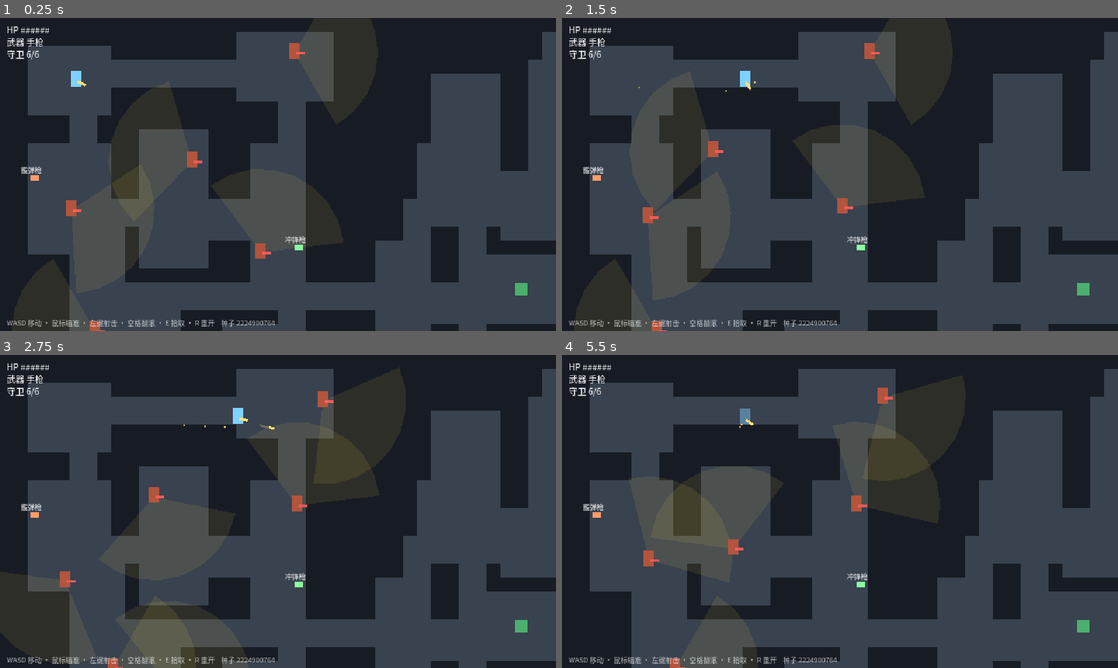
Above: before the commit, frames 1-4 (two rows, left to right).
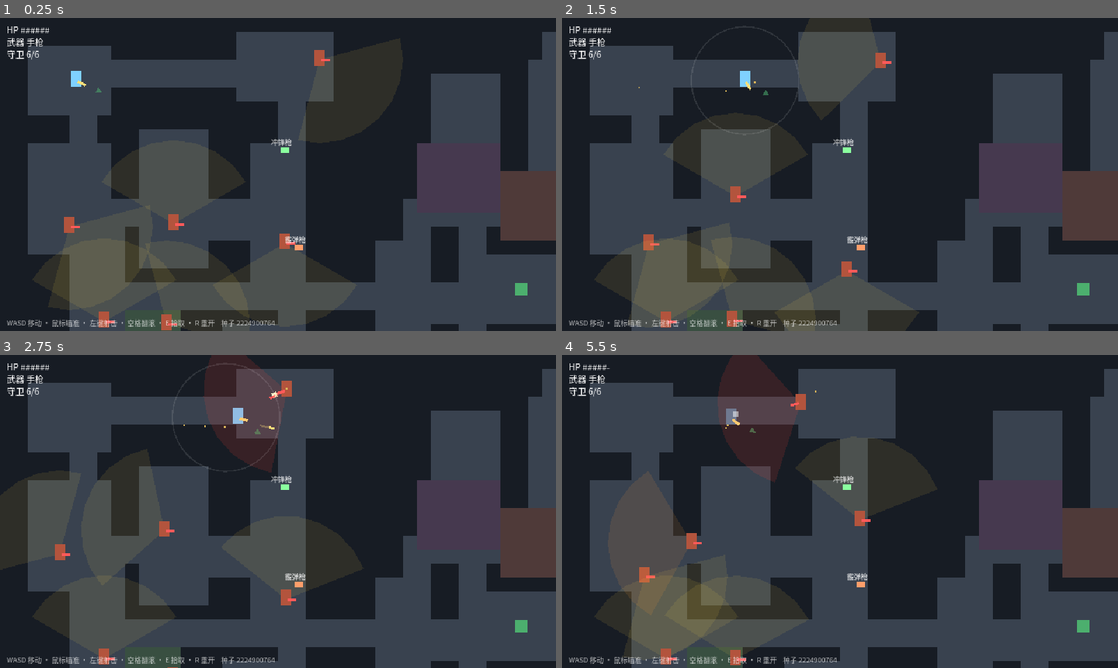
Above: after the commit, the same moments.

Repository: 1qw234e3/squid-rogue
Game: Godot game, scene res://scenes/m0/M0Arena.tscn
The game is run twice, just before and just after one commit, with the same random seed, the same clock (stepped at 60 frames per second) and the same inputs.
Inputs (mouse positions are in pixels of both pictures, inside the frame that each line leads up to):
- Up to frame 1 (0.25 s): no input
- Up to frame 2 (1.5 s): tap Enter at 0.5 s; move the mouse to (962, 158) at 0.52 s; press the mouse at (962, 158) at 0.53 s; hold D (move_right) 0.53-1.25 s; tap Space (roll) at 0.6 s; release the mouse at (962, 158) at 1.25 s; drag from (728, 190) to (1084, 290) at 1.27 s
- Up to frame 3 (2.75 s): move the mouse to (333, 442) at 2.02 s; press the mouse at (333, 442) at 2.03 s; hold D (move_right) from 2.03 s (still down); tap E (interact) at 2.1 s
- Up to frame 4 (5.5 s): release D (move_right) at 2.75 s; release the mouse at (895, 442) at 2.75 s; drag from (812, 574) to (840, 430) at 2.77 s; move the mouse to (1006, 558) at 3.52 s; press the mouse at (1006, 558) at 3.53 s; hold A (move_left) 3.53-4.25 s; release the mouse at (1006, 558) at 4.25 s; drag from (673, 464) to (1084, 627) at 4.27 s; move the mouse to (867, 511) at 5.02 s; press the mouse at (867, 511) at 5.03 s; hold S (move_down) from 5.03 s (still down); tap Space (roll) at 5.1 s

The runs differ from the first frame. In frame 1, 3.2% of the frame differs, in the area x 3-60%, y 8-100%; in frame 2, 3.4%; in frame 3, 7.2%; in frame 4, 10%, in the area x 3-67%, y 0-100%.

Commit message:
[m0] 潜行恢复回路 + 开枪前摇 + 噪音系统 + 迷宫地标
设计议题文档 docs/03 沉淀本轮分析,四项 M0 修法落地:
- 守卫三态状态机:巡逻→追捕→搜索;追捕只追最后目击点(不再全图透视),
  跟丢5s或扑空转搜索(视锥变橙),张望8s搜不到回巡逻
- 开枪前0.3s红色预瞄线,方向锁定可躲,与木头人激光预瞄同一设计语言
- 噪音系统:枪声广播噪音事件(手枪130/冲锋110/霰弹180px),
  圈内守卫赶来查看;白环可视化让玩家看得见这一枪谁能听到
- 三个随机房间地面染色作地标,玩家身上常驻出口方向小箭头

Co-Authored-By: Claude Fable 5 <noreply@anthropic.com>

Diff:
--- a/scripts/actors/guard.gd
+++ b/scripts/actors/guard.gd
@@ -1,18 +1,31 @@
 extends CharacterBody2D
-## 守卫(设计文档 §3.7 守卫小队 AI):巡逻 → 视锥发现(120°、6 格)→
-## 呼叫周围守卫包抄 → 沿 A* 路径追捕并射击。挨打也会立刻警觉并叫人。
+## 守卫(设计议题 1.1/1.2/1.3 的载体):
+## 巡逻 → 视锥发现(120°/6格)→ 呼叫包抄 → 追捕 → 跟丢转搜索 → 回巡逻。
+## - 追捕只追"最后目击点",不开全图透视——玩家断视线就有逃脱窗口
+## - 开枪前 0.3s 红色预瞄线,方向锁定,翻滚/横移可躲(与木头人预瞄同一设计语言)
+## - 听到噪音(枪声等)会赶去查看声源
 
 const Weapon := preload("res://scripts/combat/weapon.gd")
 const Pickup := preload("res://scripts/combat/pickup.gd")
 
-enum State { PATROL, CHASE }
+enum State { PATROL, CHASE, SEARCH }
 
 const PATROL_SPEED := 45.0
 const CHASE_SPEED := 80.0
-const VISION_RANGE := 96.0           # 6 格 × 16px,按设计文档 §2.4
+const SEARCH_SPEED := 60.0
+const VISION_RANGE := 96.0           # 6 格 × 16px(设计文档 §2.4)
 const VISION_HALF_ANGLE := PI / 3.0  # 120° 视锥的一半
+const TRACK_RANGE := 192.0           # 追捕中保持目击的最大距离(比初见远,追着不容易立刻丢)
 const FIRE_RANGE := 120.0
 const CALL_RANGE := 150.0            # 呼叫包抄的广播半径
+const TELEGRAPH_TIME := 0.3          # 开枪前摇
+const LOSE_SIGHT_TIME := 5.0         # 跟丢多久放弃追捕转搜索
+const SEARCH_TIME := 8.0             # 到达搜索点后原地张望多久
+const SEARCH_SPIN := 1.8             # 张望时视锥旋转速度(弧度/秒)
+
+const CONE_PATROL := Color(1.0, 0.85, 0.3, 0.10)   # 黄:平静
+const CONE_SEARCH := Color(1.0, 0.6, 0.2, 0.12)    # 橙:起疑
+const CONE_CHASE := Color(1.0, 0.25, 0.2, 0.14)    # 红:警觉
 
 var state := State.PATROL
 var hp := 3
@@ -26,8 +39,16 @@
 var path_index := 0
 var repath_timer := 0.0
 var facing := Vector2.RIGHT
+var last_seen := Vector2.ZERO    # 最后目击点:追捕的真正目标
+var lose_timer := 0.0            # 持续看不见目标的累计时间
+var search_pos := Vector2.ZERO
+var search_timer := 0.0
+var search_arrived := false
+var telegraph_timer := -1.0      # >=0 表示正在前摇
+var telegraph_dir := Vector2.RIGHT
 var weapon: Node2D
 var cone: Polygon2D
+var aim_line: Line2D
 var body_rect: ColorRect
 
 
@@ -48,19 +69,26 @@
 	rect.size = Vector2(12, 14)
 	shape.shape = rect
 	add_child(shape)
-	# 视锥可视化:玩家能看见危险范围,潜行绕后才成立
+	# 视锥可视化:颜色即状态(黄/橙/红),玩家不用看血条就知道自己暴露没有
 	cone = Polygon2D.new()
 	cone.polygon = _cone_points()
-	cone.color = Color(1.0, 0.85, 0.3, 0.10)
+	cone.color = CONE_PATROL
 	add_child(cone)
+	# 开枪预瞄线:前摇期间显示,方向已锁定
+	aim_line = Line2D.new()
+	aim_line.width = 1.5
+	aim_line.default_color = Color(1.0, 0.2, 0.2, 0.5)
+	aim_line.visible = false
+	add_child(aim_line)
 	body_rect = ColorRect.new()
 	body_rect.size = Vector2(12, 18)
 	body_rect.position = Vector2(-6, -11)
 	body_rect.color = Color("b3543d")  # 铜盔守卫占位色(深海主题,设计文档 §9)
 	add_child(body_rect)
 	weapon = Weapon.new()
-	weapon.setup(Weapon.GUARD_RIFLE, "guards", 1 | 2)  # 守卫子弹打墙和玩家
+	weapon.setup(Weapon.GUARD_RIFLE, "guards", 1 | 2)
 	add_child(weapon)
+	EventBus.noise_emitted.connect(_on_noise)
 
 
 func _cone_points() -> PackedVector2Array:
@@ -79,11 +107,15 @@
 			_patrol(delta)
 		State.CHASE:
 			_chase(delta)
+		State.SEARCH:
+			_search(delta)
 	move_and_slide()
 	if velocity.length() > 1.0:
 		facing = velocity.normalized()
 	cone.rotation = facing.angle()
 
+
+# ---------- 三态行为 ----------
 
 func _patrol(delta: float) -> void:
 	if wait_timer > 0.0:
@@ -99,38 +131,87 @@
 		else:
 			velocity = to.normalized() * PATROL_SPEED
 	if _can_see_target():
-		_enter_chase()
+		_spot_and_call()
 
 
 func _chase(delta: float) -> void:
 	if not is_instance_valid(target) or not target.visible:
-		velocity = Vector2.ZERO  # 玩家已死,原地待命
+		_to_patrol()  # 玩家已死,收队
+		return
+	# 前摇进行中:站定、维持锁定方向,倒计时归零就开火(断视线也照打,打空很正常)
+	if telegraph_timer >= 0.0:
+		telegraph_timer -= delta
+		velocity = Vector2.ZERO
+		facing = telegraph_dir
+		aim_line.points = PackedVector2Array([Vector2.ZERO, telegraph_dir * FIRE_RANGE])
+		if telegraph_timer <= 0.0:
+			_cancel_telegraph()
+			weapon.set_aim(telegraph_dir)
+			weapon.try_fire()
 		return
 	var dist := global_position.distance_to(target.global_position)
-	var sees := _los_clear(target.global_position)
-	if dist < FIRE_RANGE and sees:
-		# 看得见就开火;太近不再贴脸,保持压迫距离
-		velocity = Vector2.ZERO if dist < 70.0 else (target.global_position - global_position).normalized() * CHASE_SPEED * 0.5
-		var aim := (target.global_position - global_position).normalized()
-		facing = aim
-		weapon.set_aim(aim)
-		weapon.try_fire()
-	else:
-		# 看不见就沿 A* 路径逼近,每 0.4s 重算一次
-		repath_timer -= delta
-		if repath_timer <= 0.0 or path_index >= path.size():
-			path = arena.find_path(global_position, target.global_position)
-			path_index = 0
-			repath_timer = 0.4
-		if path_index < path.size():
-			var wp := path[path_index]
-			if global_position.distance_to(wp) < 6.0:
-				path_index += 1
-				velocity = Vector2.ZERO
-			else:
-				velocity = (wp - global_position).normalized() * CHASE_SPEED
+	var sees := dist < TRACK_RANGE and _los_clear(target.global_position)
+	if sees:
+		last_seen = target.global_position  # 持续刷新最后目击点
+		lose_timer = 0.0
+	else:
+		lose_timer += delta
+		if lose_timer > LOSE_SIGHT_TIME:
+			_begin_search(last_seen)  # 跟丢太久,转搜索
+			return
+	if sees and dist < FIRE_RANGE:
+		# 进入射程:开始前摇;等冷却时保持压迫距离
+		if weapon.cooldown <= 0.0:
+			telegraph_timer = TELEGRAPH_TIME
+			telegraph_dir = (target.global_position - global_position).normalized()
+			facing = telegraph_dir
+			aim_line.visible = true
+			velocity = Vector2.ZERO
 		else:
-			velocity = (target.global_position - global_position).normalized() * CHASE_SPEED
+			velocity = Vector2.ZERO if dist < 70.0 else (target.global_position - global_position).normalized() * CHASE_SPEED * 0.5
+	else:
+		# 看不见或太远:奔向最后目击点;到了还没人就地转搜索
+		if _move_along_path(last_seen, CHASE_SPEED, delta) and not sees:
+			_begin_search(last_seen)
+
+
+func _search(delta: float) -> void:
+	if _can_see_target():
+		_spot_and_call()  # 搜到了!重新追捕并叫人
+		return
+	if not search_arrived:
+		search_arrived = _move_along_path(search_pos, SEARCH_SPEED, delta)
+	else:
+		# 原地缓慢旋转张望:视锥扫一圈,扫到就是真的被找到了
+		velocity = Vector2.ZERO
+		facing = facing.rotated(SEARCH_SPIN * delta)
+		search_timer -= delta
+		if search_timer <= 0.0:
+			_to_patrol()
+
+
+# ---------- 寻路与感知 ----------
+
+## 沿 A* 路径走向 goal,到达返回 true
+func _move_along_path(goal: Vector2, speed: float, delta: float) -> bool:
+	if global_position.distance_to(goal) < 8.0:
+		velocity = Vector2.ZERO
+		return true
+	repath_timer -= delta
+	if repath_timer <= 0.0 or path_index >= path.size():
+		path = arena.find_path(global_position, goal)
+		path_index = 0
+		repath_timer = 0.4
+	if path_index < path.size():
+		var wp := path[path_index]
+		if global_position.distance_to(wp) < 6.0:
+			path_index += 1
+			velocity = Vector2.ZERO
+		else:
+			velocity = (wp - global_position).normalized() * speed
+	else:
+		velocity = (goal - global_position).normalized() * speed
+	return false
 
 
 func _can_see_target() -> bool:
@@ -150,21 +231,59 @@
 	return get_world_2d().direct_space_state.intersect_ray(params).is_empty()
 
 
+# ---------- 状态切换 ----------
+
+## 进入追捕(也是"呼叫包抄"让别的守卫调用的公共入口)
 func force_chase() -> void:
-	if state == State.CHASE or hp <= 0:
+	if hp <= 0 or state == State.CHASE:
 		return
 	state = State.CHASE
-	cone.color = Color(1.0, 0.25, 0.2, 0.14)  # 视锥变红 = 已警觉
-	Game.play_sfx_at("alert", global_position)  # 带方位:从哪边被发现,听得出来
-
-
-func _enter_chase() -> void:
+	lose_timer = 0.0
+	_cancel_telegraph()
+	if is_instance_valid(target):
+		last_seen = target.global_position
+	cone.color = CONE_CHASE
+	Game.play_sfx_at("alert", global_position)
+
+
+## 亲眼发现:自己进入追捕,并广播叫附近守卫包抄
+func _spot_and_call() -> void:
 	force_chase()
-	# 呼叫包抄:半径内的守卫一并进入追捕状态
 	for g in get_tree().get_nodes_in_group("guards"):
 		if g != self and g.global_position.distance_to(global_position) < CALL_RANGE:
 			g.force_chase()
 
+
+func _begin_search(pos: Vector2) -> void:
+	state = State.SEARCH
+	search_pos = pos
+	search_timer = SEARCH_TIME
+	search_arrived = false
+	_cancel_telegraph()
+	cone.color = CONE_SEARCH
+
+
+func _to_patrol() -> void:
+	state = State.PATROL
+	_cancel_telegraph()
+	cone.color = CONE_PATROL
+
+
+func _cancel_telegraph() -> void:
+	telegraph_timer = -1.0
+	if aim_line:
+		aim_line.visible = false
+
+
+## 噪音响应:追捕中不分心;巡逻/搜索中赶去查看声源(设计议题 1.3)
+func _on_noise(pos: Vector2, radius: float, source_group: String) -> void:
+	if hp <= 0 or source_group == "guards" or state == State.CHASE:
+		return
+	if global_position.distance_to(pos) <= radius:
+		_begin_search(pos)
+
+
+# ---------- 受击与死亡 ----------
 
 func take_damage(dmg: int, from_dir: Vector2) -> void:
 	if hp <= 0:
@@ -174,7 +293,7 @@
 	modulate = Color(3, 3, 3)  # 受击白闪
 	var tw := create_tween()
 	tw.tween_property(self, "modulate", Color(1, 1, 1), 0.12)
-	_enter_chase()  # 挨打立刻警觉并叫人
+	_spot_and_call()  # 挨打立刻警觉并叫人(知道大致来向)
 	if hp <= 0:
 		_die()
 
@@ -182,7 +301,7 @@
 func _die() -> void:
 	EventBus.guard_died.emit(self)
 	Game.play_sfx_at("kill", global_position)
-	# 40% 掉武器:反杀的核心奖励(设计文档 §3.7:反杀守卫掉落)
+	# 40% 掉武器:反杀的核心奖励(设计文档 §3.7)
 	if randf() < 0.4:
 		var p := Pickup.new()
 		p.setup(Weapon.SMG if randf() < 0.5 else Weapon.SHOTGUN)
--- a/scripts/autoload/event_bus.gd
+++ b/scripts/autoload/event_bus.gd
@@ -7,3 +7,6 @@
 signal player_died
 signal weapon_equipped(stats: Dictionary)
 signal exit_reached
+## 噪音事件:潜行系统的统一货币(设计议题 1.3)。枪声、未来的偷窃失手、
+## 通风管动静都从这里广播;守卫各自判断声源是否在自己可听范围内
+signal noise_emitted(pos: Vector2, radius: float, source_group: String)
--- /dev/null
+++ b/scripts/combat/noise_ring.gd
@@ -0,0 +1,21 @@
+extends Node2D
+## 噪音圈可视化:开枪时从枪口扩散一圈白环,半径 = 守卫能听到的范围。
+## 玩家必须"看得见"噪音机制,才会把它纳入决策。
+
+const DURATION := 0.35
+
+var max_radius := 120.0
+var t := 0.0
+
+
+func _process(delta: float) -> void:
+	t += delta
+	if t >= DURATION:
+		queue_free()
+		return
+	queue_redraw()
+
+
+func _draw() -> void:
+	var k := t / DURATION
+	draw_arc(Vector2.ZERO, max_radius * k, 0.0, TAU, 48, Color(1, 1, 1, 0.20 * (1.0 - k)), 1.5)
--- a/scripts/combat/weapon.gd
+++ b/scripts/combat/weapon.gd
@@ -4,22 +4,24 @@
 ## 玩家和守卫共用这个类,只是参数表和子弹掩码不同。
 
 const Bullet := preload("res://scripts/combat/bullet.gd")
+const NoiseRing := preload("res://scripts/combat/noise_ring.gd")
 
+# noise = 枪声噪音半径(设计议题 1.3):圈内守卫会赶来查看。守卫步枪不触发(0)
 const PISTOL := {
 	"name": "手枪", "fire_rate": 4.0, "bullets": 1, "spread": 0.06,
-	"bullet_speed": 280.0, "damage": 1, "shake": 1.5, "color": Color("ffe07a"),
+	"bullet_speed": 280.0, "damage": 1, "shake": 1.5, "noise": 130.0, "color": Color("ffe07a"),
 }
 const SMG := {
 	"name": "冲锋枪", "fire_rate": 9.0, "bullets": 1, "spread": 0.16,
-	"bullet_speed": 300.0, "damage": 1, "shake": 1.2, "color": Color("8aff9e"),
+	"bullet_speed": 300.0, "damage": 1, "shake": 1.2, "noise": 110.0, "color": Color("8aff9e"),
 }
 const SHOTGUN := {
 	"name": "霰弹枪", "fire_rate": 1.6, "bullets": 5, "spread": 0.38,
-	"bullet_speed": 250.0, "damage": 1, "shake": 4.0, "color": Color("ff9e6b"),
+	"bullet_speed": 250.0, "damage": 1, "shake": 4.0, "noise": 180.0, "color": Color("ff9e6b"),
 }
 const GUARD_RIFLE := {
 	"name": "守卫步枪", "fire_rate": 1.3, "bullets": 1, "spread": 0.1,
-	"bullet_speed": 190.0, "damage": 1, "shake": 0.0, "color": Color("ff5a5a"),
+	"bullet_speed": 190.0, "damage": 1, "shake": 0.0, "noise": 0.0, "color": Color("ff5a5a"),
 }
 
 var stats := PISTOL
@@ -74,6 +76,15 @@
 		Game.play_sfx_at("shoot", global_position, 0.8)  # 守卫枪声:带方位 + 低八度
 	else:
 		Game.play_sfx("shoot")
+	# 枪声广播噪音事件,并给玩家画出"这一枪谁能听见"的可视化圈
+	var noise := float(stats.get("noise", 0.0))
+	if noise > 0.0:
+		EventBus.noise_emitted.emit(global_position, noise, shooter_group)
+		if shooter_group != "guards":
+			var ring := NoiseRing.new()
+			ring.max_radius = noise
+			get_tree().current_scene.add_child(ring)
+			ring.global_position = global_position
 	_muzzle_flash()
 	_eject_shell()
 
--- /dev/null
+++ b/scripts/m0/exit_arrow.gd
@@ -0,0 +1,23 @@
+extends Node2D
+## 出口方向指示:挂在玩家身上的半透明小箭头。
+## BSP 房间长得都一样,没有它找出口全靠瞎逛,迷路的烦躁会污染手感判断。
+
+var target_pos := Vector2.ZERO
+
+
+func _process(_delta: float) -> void:
+	queue_redraw()
+
+
+func _draw() -> void:
+	var to := target_pos - global_position
+	if to.length() < 120.0:
+		return  # 出口已经进屏,不用指了
+	var dir := to.normalized()
+	var base := dir * 26.0  # 箭头悬在角色外圈
+	var pts := PackedVector2Array([
+		base + dir * 7.0,
+		base + dir.orthogonal() * 3.5,
+		base - dir.orthogonal() * 3.5,
+	])
+	draw_colored_polygon(pts, Color(0.3, 0.69, 0.43, 0.55))
--- a/scripts/m0/m0_arena.gd
+++ b/scripts/m0/m0_arena.gd
@@ -9,6 +9,7 @@
 const PickupScript := preload("res://scripts/combat/pickup.gd")
 const WeaponScript := preload("res://scripts/combat/weapon.gd")
 const ShakeCamera := preload("res://scripts/m0/shake_camera.gd")
+const ExitArrow := preload("res://scripts/m0/exit_arrow.gd")
 
 const CELL := 16
 const GRID_W := 44
@@ -17,6 +18,8 @@
 
 const COLOR_FLOOR := Color("39424f")
 const COLOR_WALL := Color("171c24")
+# 地标房间的地面染色(设计议题 1.4):紫/绿/红,给玩家可指认的"那个房间"
+const ROOM_TINTS: Array = [Color("46394f"), Color("394f41"), Color("4f3a39")]
 
 var rng := RandomNumberGenerator.new()
 var run_seed := 0
@@ -28,6 +31,7 @@
 var guards_left := 0
 var elapsed := 0.0
 var finished := false
+var room_tints := {}  # 房间下标 -> 地标染色
 
 var hud_hp: Label
 var hud_weapon: Label
@@ -41,6 +45,7 @@
 	var maze: Dictionary = BspMaze.generate(GRID_W, GRID_H, rng)
 	grid = maze.grid
 	rooms = maze.rooms
+	_pick_landmark_rooms()
 	_setup_astar()
 	_build_walls()
 	_setup_hud()  # HUD 先建好,玩家 _ready 里发的初始信号才能被接到
@@ -73,6 +78,23 @@
 		for x in GRID_W:
 			if grid[y][x] == 0:
 				draw_rect(Rect2(x * CELL, y * CELL, CELL, CELL), COLOR_FLOOR)
+	# 地标房间整块盖一层染色(房间必为矩形地面,直接盖最省事)
+	for idx in room_tints:
+		var r: Rect2i = rooms[idx]
+		draw_rect(Rect2(r.position.x * CELL, r.position.y * CELL, r.size.x * CELL, r.size.y * CELL), room_tints[idx])
+
+
+func _pick_landmark_rooms() -> void:
+	# 从中段房间里挑最多 3 个染色(避开出生房和出口房,它们已有自己的身份)
+	var candidates: Array = []
+	for i in range(1, rooms.size() - 1):
+		candidates.append(i)
+	for c in ROOM_TINTS.size():
+		if candidates.is_empty():
+			break
+		var pick := rng.randi_range(0, candidates.size() - 1)
+		room_tints[candidates[pick]] = ROOM_TINTS[c]
+		candidates.remove_at(pick)
 
 
 func _setup_astar() -> void:
@@ -177,6 +199,10 @@
 	add_child(exit)
 	exit.global_position = _cell_center(room.get_center())
 	exit.body_entered.connect(func(_body: Node) -> void: EventBus.exit_reached.emit())
+	# 出口方向箭头挂在玩家身上(设计议题 1.4:没有它找出口全靠瞎逛)
+	var arrow := ExitArrow.new()
+	arrow.target_pos = exit.global_position
+	player.add_child(arrow)
 
 
 func _spawn_guards() -> void:
Not shown, added: docs/03_设计议题与创想.md
